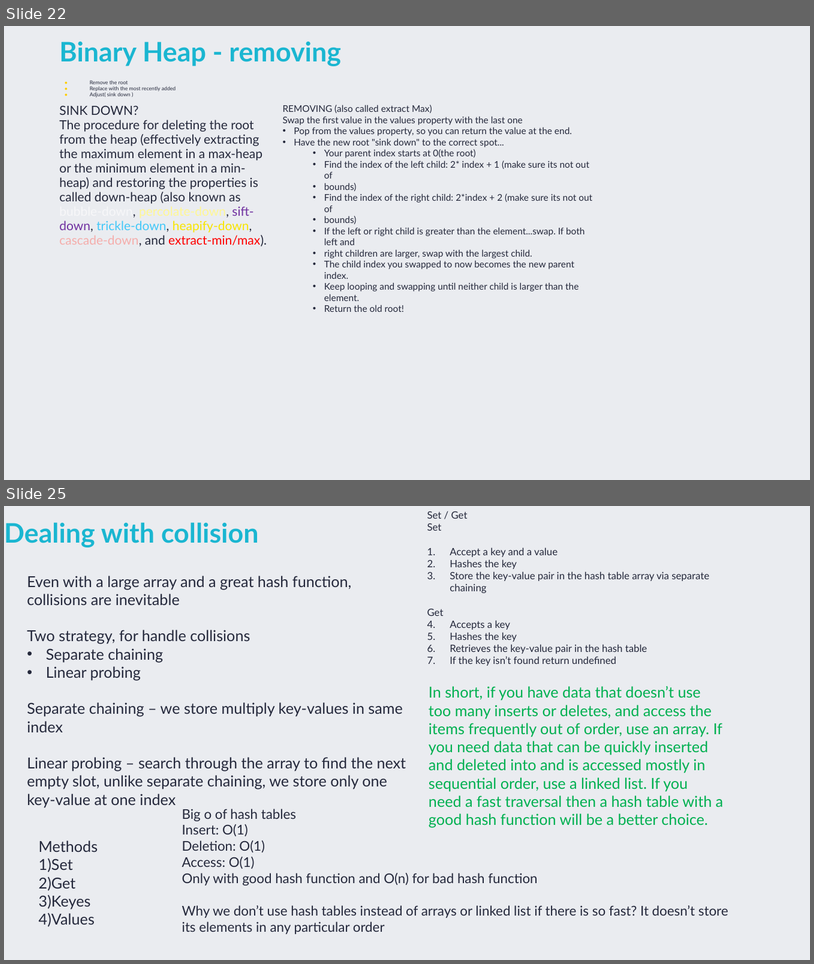
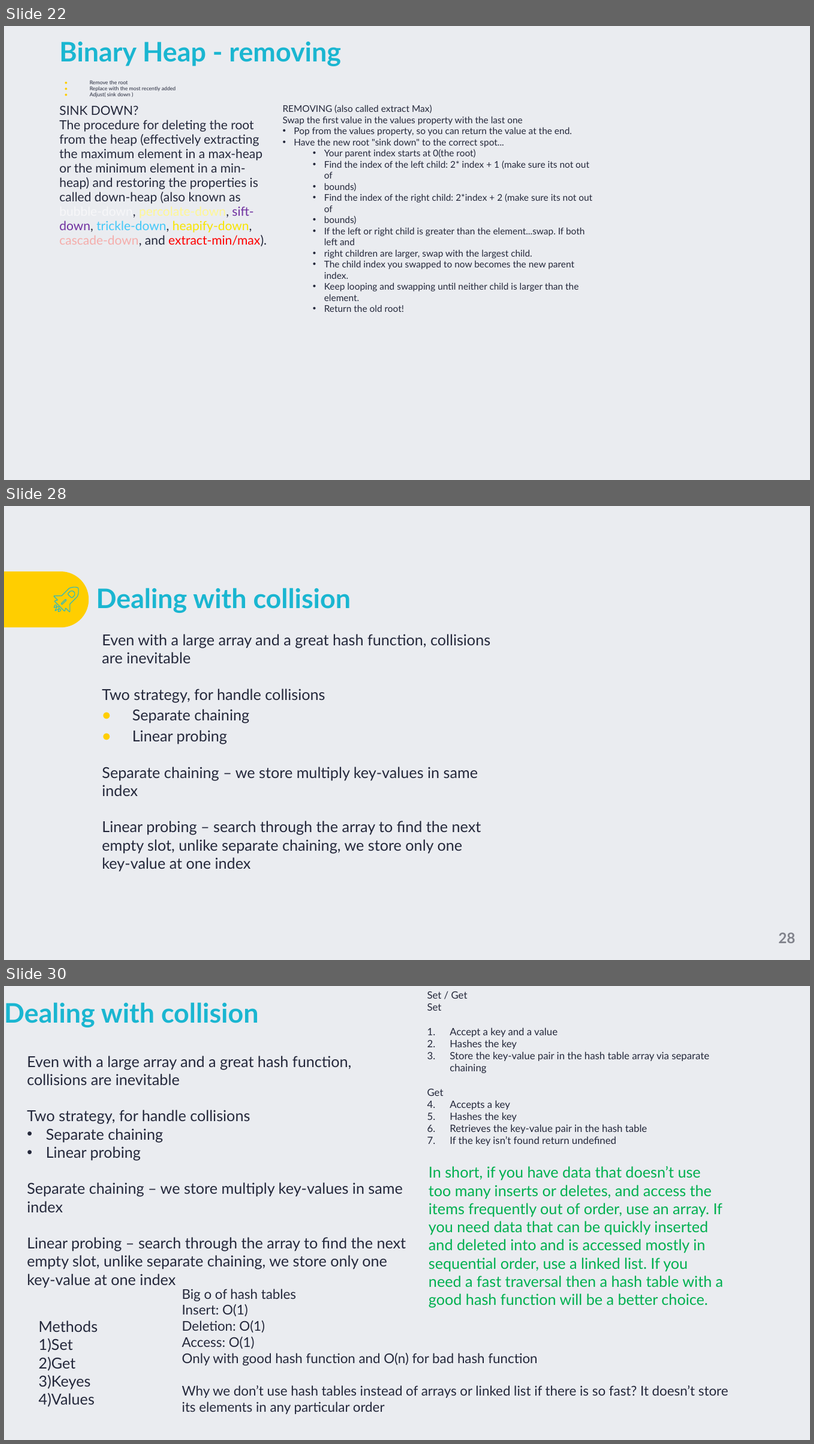
Before and after one commit to TigranVardanyan/Algorithms-and-Data-structures, a slide deck: ds&a.pptx. Shown one above the other, each under a label of ours: slides 22 and 25 before the commit, slides 22, 28 and 30 after it; the slides between them are not shown. The pictures are 814x964 and 814x1444 pixels, drawn with LibreOffice and Linux fonts; fonts in the diff are those of the drawing; background and template pictures are left out. Boxes give left, top, right and bottom in pixels: in the first picture for what was removed or moved away, otherwise in the second. Text is boxed around its words. In the diff, an @@ line names an element or a change of style, - is before the commit and + after.

```diff
--- a/ds&a.pptx
+++ b/ds&a.pptx
@@ slide 28 added at (x1=4, y1=506, x2=810, y2=960), background picture (left out) @@
@@ round same rect added at (x1=4, y1=571, x2=89, y2=627), fill #FFCE00 @@
@@ title added at (x1=96, y1=588, x2=351, y2=613), 32 pt, text #1AB6D1, bold @@
+Dealing with collision
@@ group added at (x1=54, y1=587, x2=79, y2=612): 4 freeform shapes @@
@@ text added at (x1=102, y1=634, x2=491, y2=871), 18 pt, text #24283B @@
+Even with a large array and a great hash function, collisions are inevitable
+Two strategy, for handle collisions
+● Separate chaining
+● Linear probing
+Separate chaining – we store multiply key-values in same index
+Linear probing – search through the array to find the next empty slot, unlike separate chaining, we store only one key-value at one index
@@ page number added at (x1=779, y1=932, x2=795, y2=943), 17.3 pt, text #80828B, bold @@
+28
@@ what was slide 25 is now slide 30 @@
```
Also in this commit, not shown: 8 slides changed, 5 other slides added, 1 slide removed, 2 other files.
